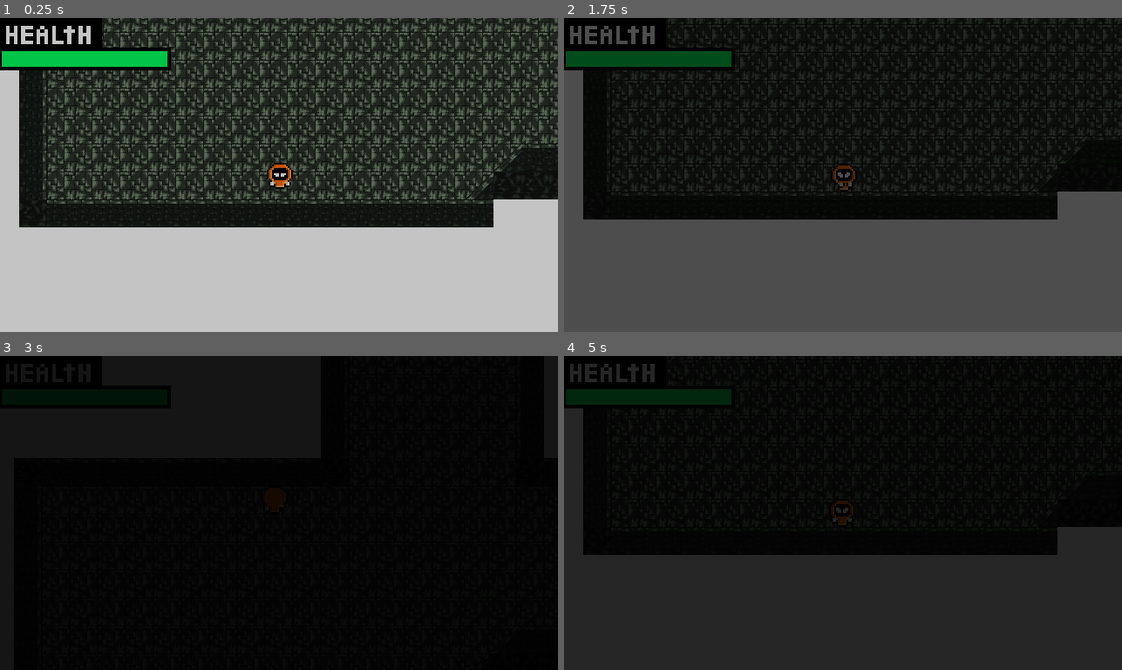
Above: before the commit, frames 1-4 (two rows, left to right).
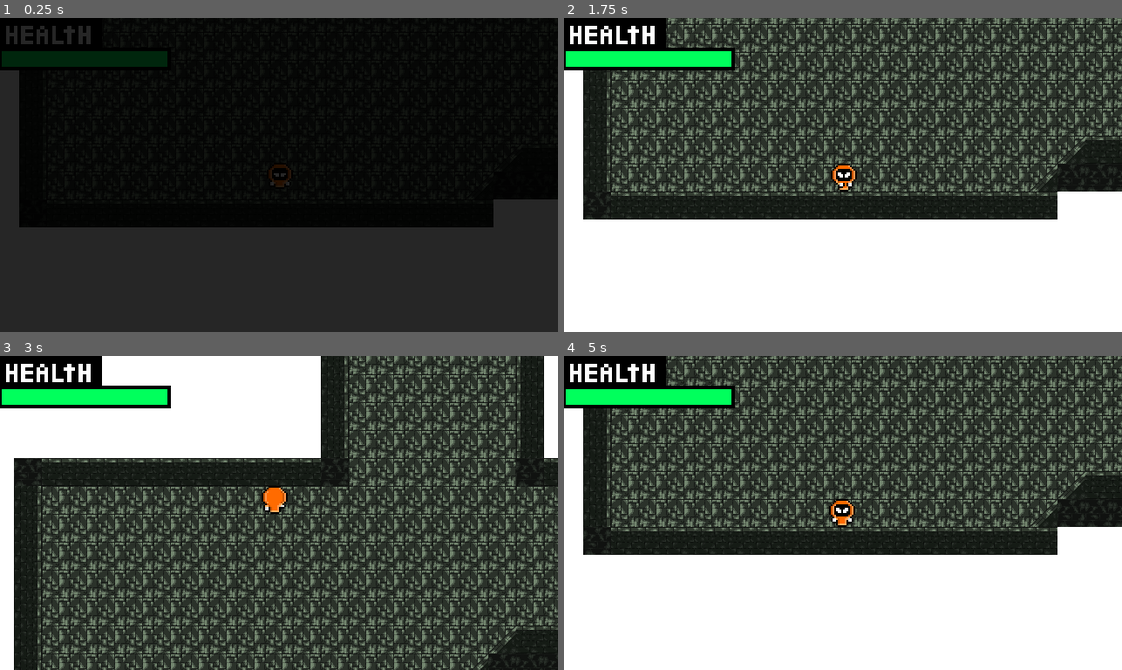
Above: after the commit, the same moments.

Repository: Endobear/Soul-Dungeon
Game: Godot game, scene res://Cenas/PoçoDosCaidos.tscn
The game is run twice, just before and just after one commit, with the same random seed, the same clock (stepped at 60 frames per second) and the same inputs. This scene is started directly instead of the project's main scene.
Inputs (mouse positions are in pixels of both pictures, inside the frame that each line leads up to):
- Up to frame 1 (0.25 s): no input
- Up to frame 2 (1.75 s): tap Enter (ui_accept) at 0.5, 0.77, 1.52 s; move the mouse to (965, 159) at 0.52 s; hold Up (mover_cima) 0.53-1.28 s; click (965, 159) at 0.6 s; move the mouse to (731, 190) at 1.27 s; hold Down (mover_baixo) from 1.28 s (still down); right-click (731, 190) at 1.35 s
- Up to frame 3 (3 s): move the mouse to (334, 443) at 2.02 s; release Down (mover_baixo) at 2.03 s; hold Up (mover_cima) from 2.03 s (still down); tap Right (mover_dire) at 2.1 s; move the mouse to (251, 575) at 2.77 s; tap Left (mover_esq) at 2.85 s
- Up to frame 4 (5 s): tap Enter (ui_accept) at 3.02, 3.77, 4.52 s; move the mouse to (1010, 560) at 3.52 s; release Up (mover_cima) at 3.53 s; hold Shift 3.53-4.28 s; hold Down (mover_baixo) from 3.53 s (still down); move the mouse to (675, 465) at 4.27 s; click (675, 465) at 4.35 s

The runs differ from the first frame. In frame 1, 79% of the frame differs, in the area x 0-100%, y 0-100%; in frame 2, 81%; in frame 3, 86%; in frame 4, 84%.

Commit message:
final

Diff:
--- a/Carlos Esqueletoide.tres
+++ b/Carlos Esqueletoide.tres
@@ -1,12 +1,12 @@
-[gd_resource type="Resource" script_class="informacoesInimigo" load_steps=3 format=3 uid="uid://ck187iyyi10mt"]
+[gd_resource type="Resource" script_class="informacoesInimigo" load_steps=3 format=3 uid="uid://dfg7u0yr5h21g"]
 
-[ext_resource type="SpriteFrames" uid="uid://q4rt00ldh4y7" path="res://Cenas/animaçõesCarlosAdalberto.tres" id="1_kwtct"]
+[ext_resource type="SpriteFrames" uid="uid://cfynn15fxe63l" path="res://Cenas/animaçõesCarlosAdalberto.tres" id="1_kwtct"]
 [ext_resource type="Script" path="res://Códigos/informacoesInimigo.gd" id="1_tsb0x"]
 
 [resource]
 script = ExtResource("1_tsb0x")
 vida = 7
 vidaMax = 10
-velocidade = 170
+velocidade = 120
 dano = 3
 animacoes = ExtResource("1_kwtct")
--- a/Cenas/PoçoDosCaidos.tscn
+++ b/Cenas/PoçoDosCaidos.tscn
@@ -1,9 +1,10 @@
-[gd_scene load_steps=5 format=3 uid="uid://dtfanc8ptuope"]
+[gd_scene load_steps=6 format=3 uid="uid://dtfanc8ptuope"]
 
 [ext_resource type="Texture2D" uid="uid://uehf5h6icp67" path="res://Sprites/poço dos caidos.png" id="1_1n754"]
 [ext_resource type="Script" path="res://Cenas/nivel.gd" id="1_ir4pr"]
 [ext_resource type="TileSet" uid="uid://no6346jgbl4f" path="res://CarlosTileSet.tres" id="2_1irf4"]
 [ext_resource type="PackedScene" uid="uid://ogjebt3wfacr" path="res://Cenas/jogador.tscn" id="3_useea"]
+[ext_resource type="PackedScene" uid="uid://ccpeh2nrjl0t8" path="res://Cenas/Inimizade.tscn" id="5_gcs4n"]
 
 [node name="Node2D" type="Node2D"]
 script = ExtResource("1_ir4pr")
@@ -23,3 +24,15 @@
 
 [node name="jogador" parent="." instance=ExtResource("3_useea")]
 position = Vector2(149, 98)
+
+[node name="inimigo" parent="." instance=ExtResource("5_gcs4n")]
+position = Vector2(-597, -326)
+
+[node name="inimigo2" parent="." instance=ExtResource("5_gcs4n")]
+position = Vector2(304, -288)
+
+[node name="inimigo3" parent="." instance=ExtResource("5_gcs4n")]
+position = Vector2(1084, -725)
+
+[node name="inimigo4" parent="." instance=ExtResource("5_gcs4n")]
+position = Vector2(1332, -566)
--- a/Cenas/informacoesArmaduraVazia.tres
+++ b/Cenas/informacoesArmaduraVazia.tres
@@ -5,8 +5,8 @@
 
 [resource]
 script = ExtResource("2_lu8bh")
-vida = 5
-vidaMax = 10
+vida = 20
+vidaMax = 20
 velocidade = 55
-dano = 1
+dano = 3
 animacoes = ExtResource("1_q13st")
--- a/Cenas/jogador.tscn
+++ b/Cenas/jogador.tscn
@@ -1528,6 +1528,7 @@
 
 [node name="Button" type="Button" parent="Camera2D/Control"]
 modulate = Color(1, 1, 1, 0)
+layout_mode = 0
 offset_left = -155.0
 offset_top = 58.0
 offset_right = -72.0
@@ -1550,6 +1551,7 @@
 
 [node name="Button2" type="Button" parent="Camera2D/Control"]
 modulate = Color(1, 1, 1, 0)
+layout_mode = 0
 offset_left = 43.0
 offset_top = 58.0
 offset_right = 142.0
--- /dev/null
+++ b/créditos.tscn
@@ -0,0 +1,5 @@
+[gd_scene format=3 uid="uid://dyfbs0o2b2lh0"]
+
+[node name="Créditos" type="Node2D"]
+
+[node name="AnimatedSprite2D" type="AnimatedSprite2D" parent="."]
